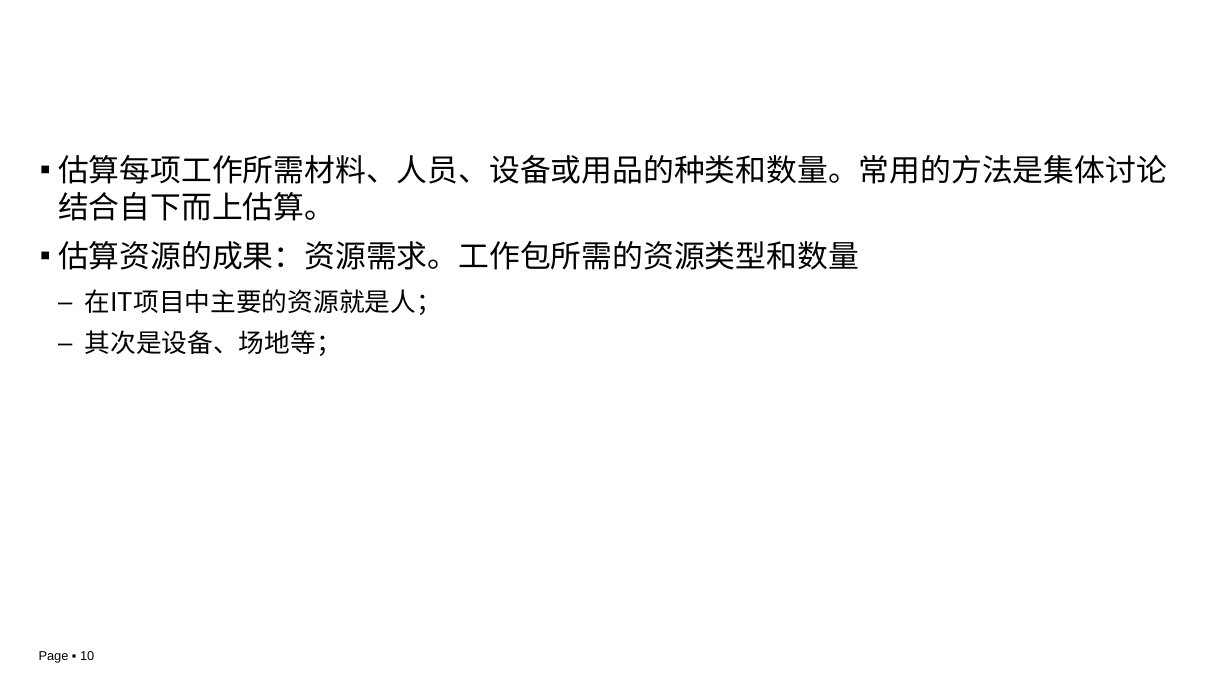
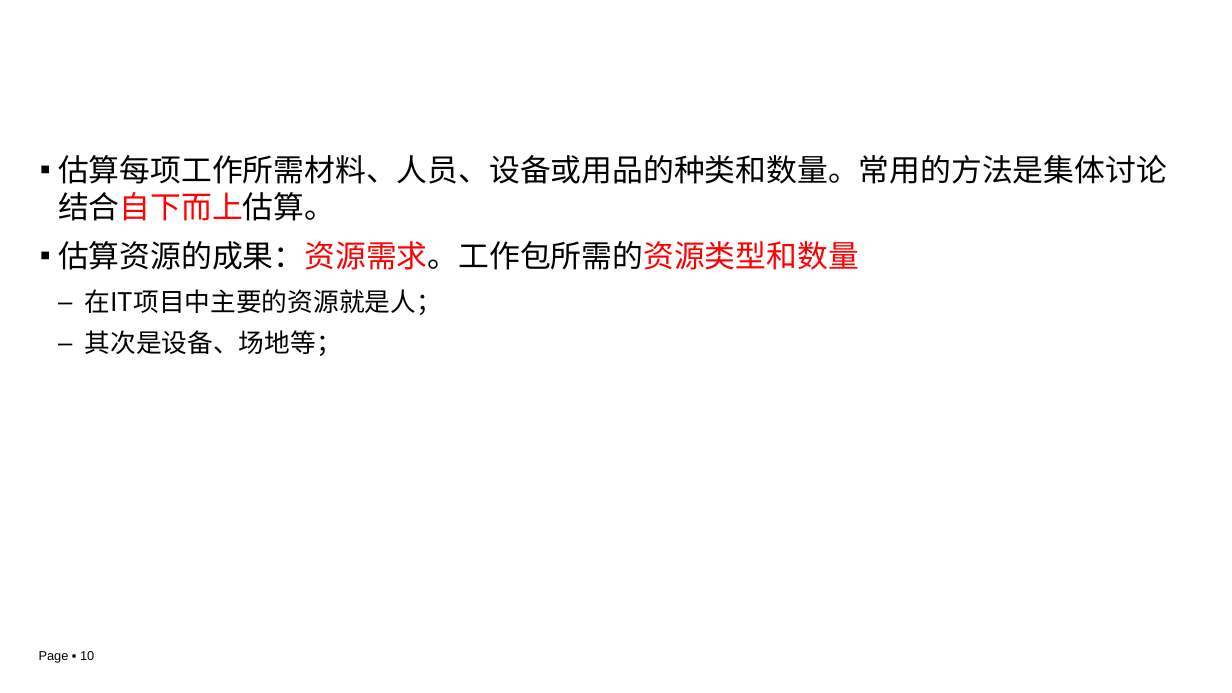
Before and after one commit to edu2act/course-IT-Project-Management, a slide deck: slide 10 of materials/slides/ch03-2.pptx. Drawn at 1232x693 pixels with LibreOffice and Linux fonts; fonts in the diff are those of the drawing; background and template pictures are left out. Boxes give left, top, right and bottom in pixels: in the first picture for what was removed or moved away, otherwise in the second. Text is boxed around its words. In the diff, an @@ line names an element or a change of style, - is before the commit and + after.

```diff
--- a/materials/slides/ch03-2.pptx
+++ b/materials/slides/ch03-2.pptx
@@ text at [58,155,1167,270]: text colour #000000 to #FF0000 in "估算每项工作所需材料、人员、设备或用品的种类和数量。常用的方法是集体讨论结合自下而上估算。", "估算资源的成果：资源需求。工作包所需的资源类型和数量" @@
```
Also in this commit, not shown: 8 other slides changed, 1 slide removed, 1 other file.
